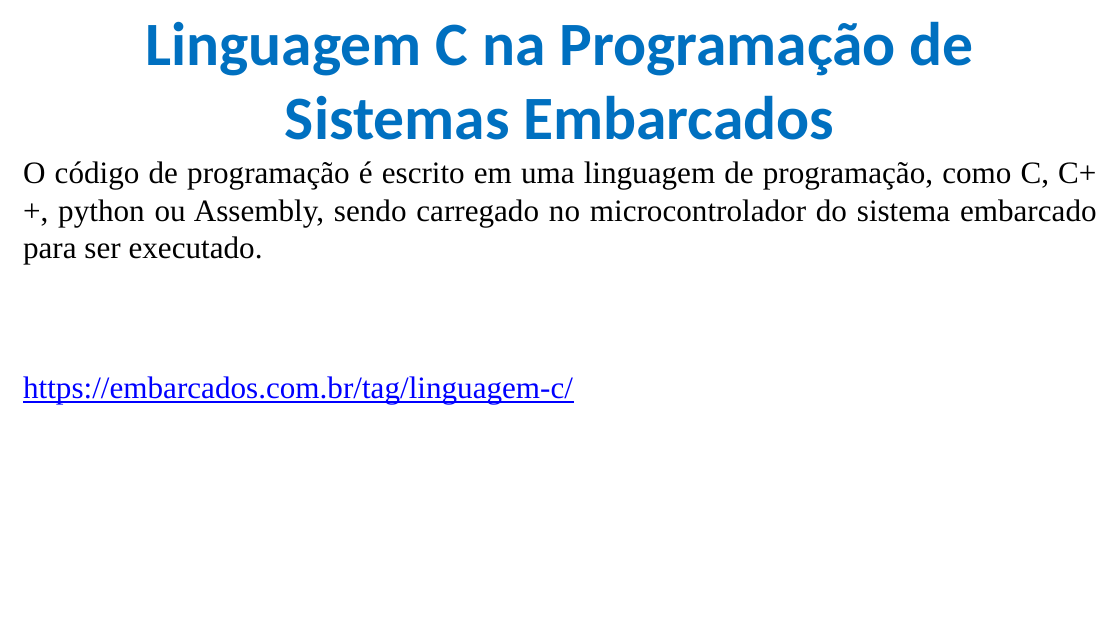
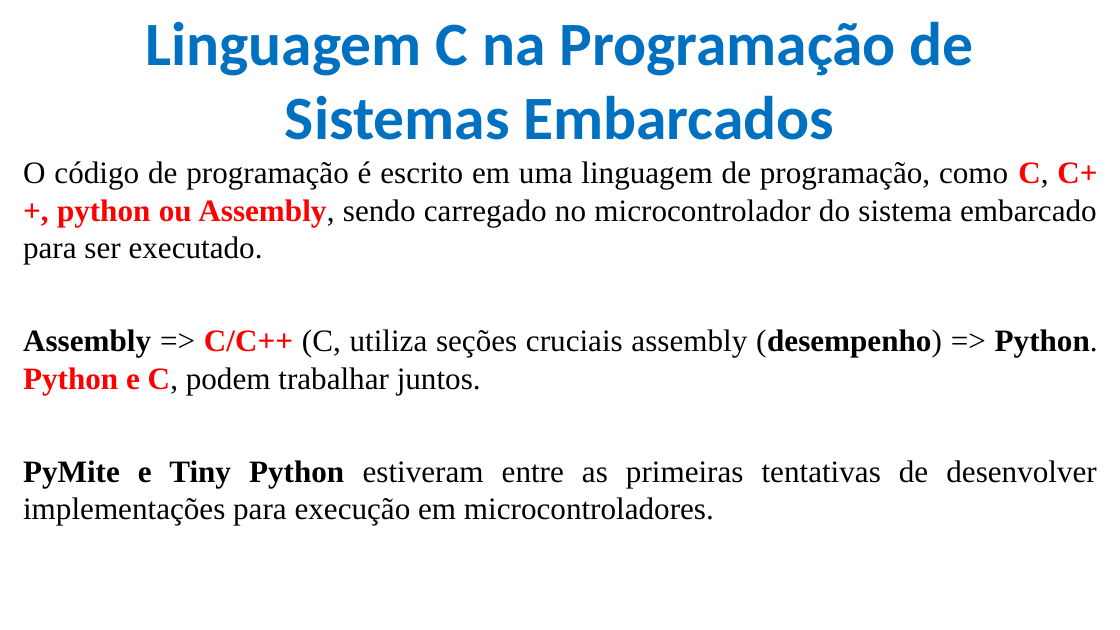
Before and after one commit to CloudEducationBrazil/WydenArea1ProgramacaoMicrocontroladores, a slide deck: slide 10 of 01 Classes/Aula 02 - Programação Microcontroladores.pptx. Drawn at 1120x630 pixels with LibreOffice and Linux fonts; fonts in the diff are those of the drawing; background and template pictures are left out. Boxes give left, top, right and bottom in pixels: in the first picture for what was removed or moved away, otherwise in the second. Text is boxed around its words. In the diff, an @@ line names an element or a change of style, - is before the commit and + after.

Commit message:
aula 02 microcontroladores 15032023

```diff
--- a/01 Classes/Aula 02 - Programação Microcontroladores.pptx
+++ b/01 Classes/Aula 02 - Programação Microcontroladores.pptx
@@ text at [23,161,1097,264]: text colour #000000 to #FF0000, bold on in "C, C++, python ou Assembly," @@
@@ text at [23,329,1098,525]: text changed; text colour #0000FF to #000000 @@
-https://embarcados.com.br/tag/linguagem-c/
+Assembly => C/C++ (C, utiliza seções cruciais assembly (desempenho) => Python. Python e C, podem trabalhar juntos.
+PyMite e Tiny Python estiveram entre as primeiras tentativas de desenvolver implementações para execução em microcontroladores.
```
Also in this commit, not shown: 7 other slides changed, 17 slides added, 1 slide removed, 3 other files.
